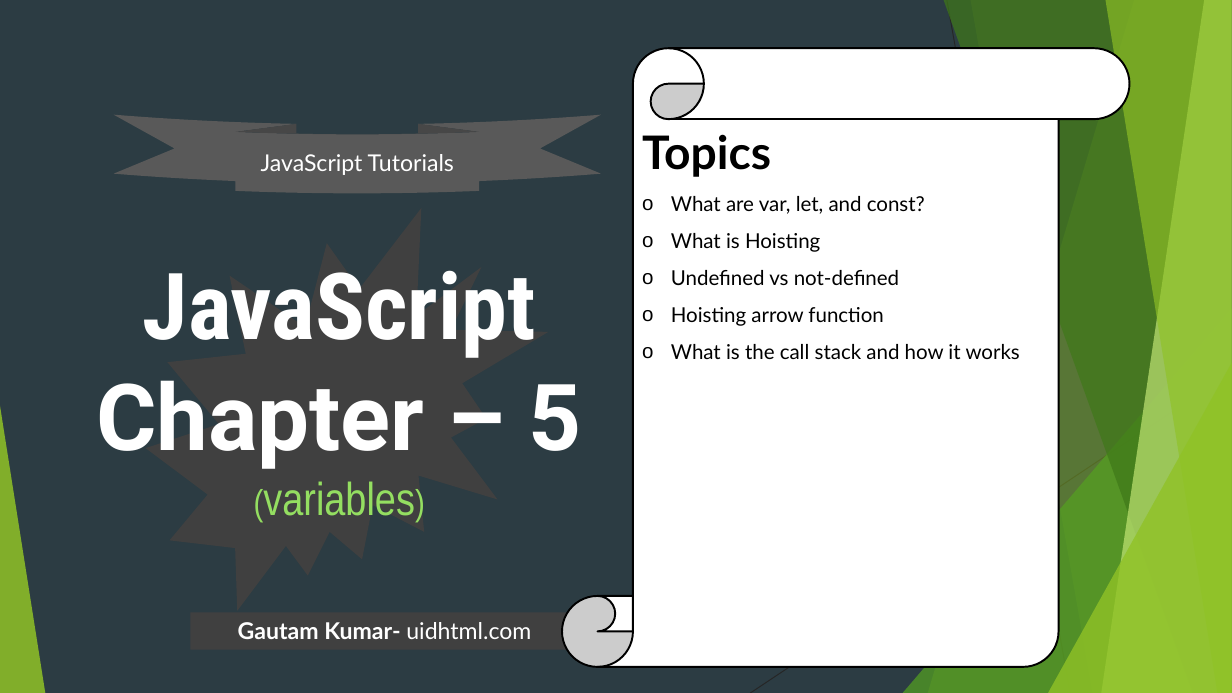
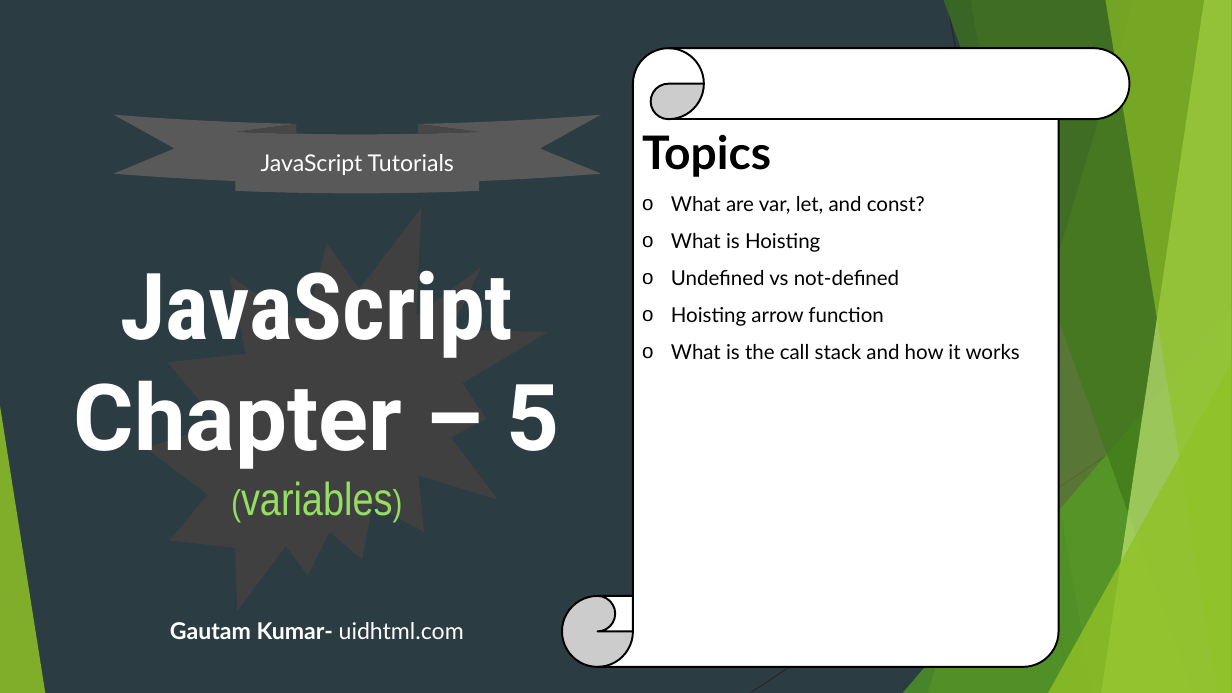
Before and after one commit to uidhtml/javascript-tutorials, a slide deck: slide 20 of Javascript Tutorials.pptx. Drawn at 1232x693 pixels with LibreOffice and Linux fonts; fonts in the diff are those of the drawing. Boxes give left, top, right and bottom in pixels: in the first picture for what was removed or moved away, otherwise in the second. Text is boxed around its words. In the diff, an @@ line names an element or a change of style, - is before the commit and + after.

```diff
--- a/Javascript Tutorials.pptx
+++ b/Javascript Tutorials.pptx
@@ title "JavaScript Chapter – 5 (variables)": place and size @@
-title "JavaScript Chapter – 5 (variables)" at box(96, 270, 582, 516)
+title "JavaScript Chapter – 5 (variables)" at box(74, 270, 559, 516)
@@ text "Gautam Kumar- uidhtml.com": place and size @@
-text "Gautam Kumar- uidhtml.com" at box(190, 613, 579, 650)
+text "Gautam Kumar- uidhtml.com" at box(170, 622, 464, 639)
@@ text "Gautam Kumar- uidhtml.com" at box(170, 622, 464, 639): fill #404040 to none @@
```
Also in this commit, not shown: 4 other slides changed.
